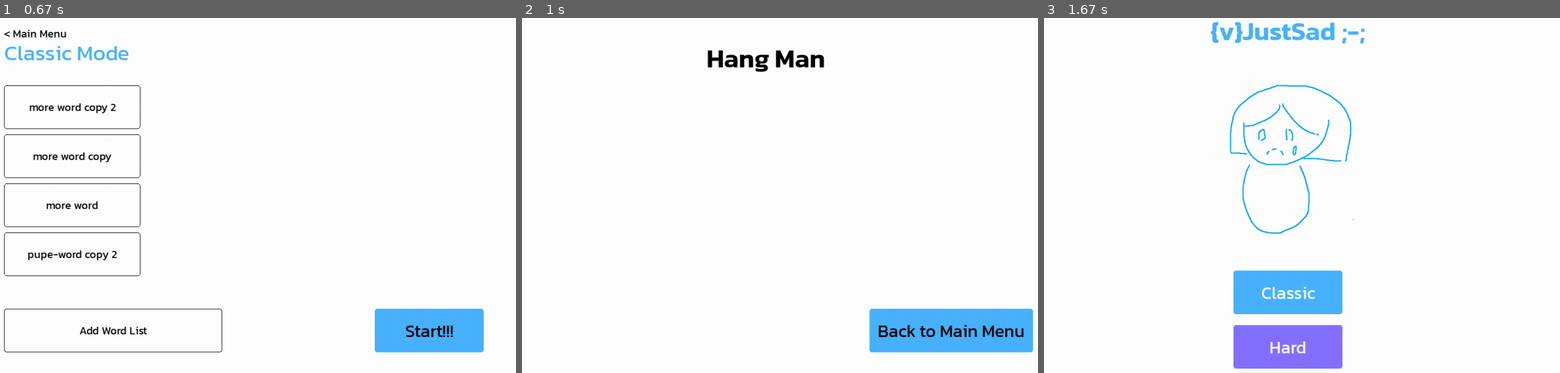
Above: before the commit, frames 1-3 (left to right).
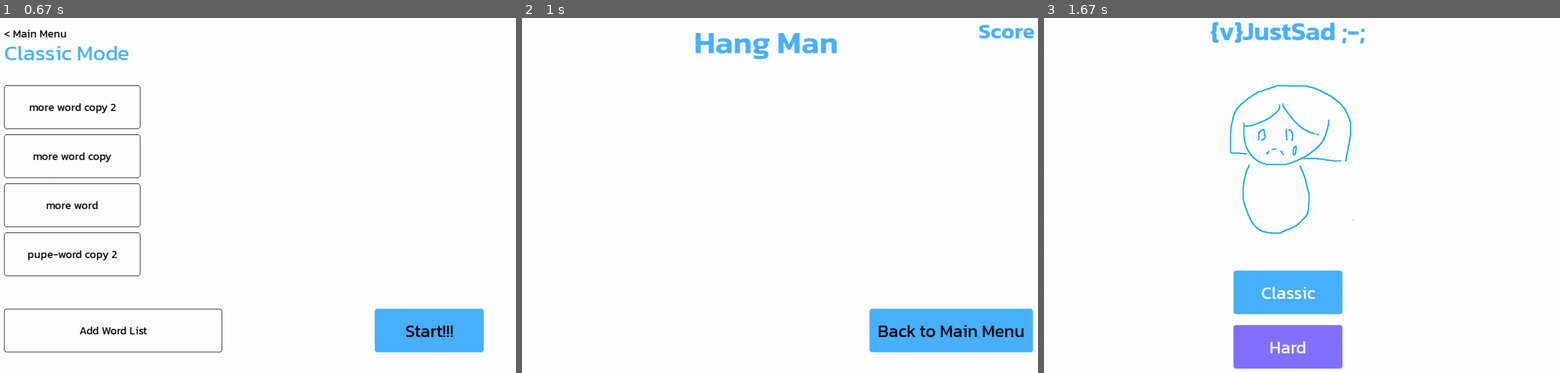
Above: after the commit, the same moments.

Repository: Wissanupong-Chanliem/WejustSad
Game: pygame game, started from src/main.py
The game is run twice, just before and just after one commit, with the same random seed, the same clock (stepped at 60 frames per second) and the same inputs.
Inputs (mouse positions are in pixels of both pictures, inside the frame that each line leads up to):
- Up to frame 1 (0.67 s): click "Classic" at 0.38 s
- Up to frame 2 (1 s): click "Start!!!" at 0.72 s
- Up to frame 3 (1.67 s): click (1503, 337) at 1.55 s

Frame 1 is identical in both runs. In frame 2, 1.7% of the frame differs, in the area x 33-100%, y 1-16%; in frame 3, nothing differs.

Commit message:
feat add score text

Diff:
--- a/src/main.py
+++ b/src/main.py
@@ -70,12 +70,14 @@
             .set_coordinate((100,40))
         )
 
+
     def render(self):
         self.title_text.render(self.screen_ref)
         self.start_button.render(self.screen_ref)
         self.topic_selection.render(self.screen_ref)
         self.add_wordlist_button.render(self.screen_ref)
         self.back_to_main_menu.render(self.screen_ref)
+
     def update(self, event: Event):
         if event.type == pygame.MOUSEBUTTONDOWN:
             # Classic Mode button is clicked
@@ -87,18 +89,23 @@
     def __init__(self,screen:pygame.Surface,resources):
         Page.__init__(self,screen,resources)
         self.title_text = (
-            Text(resources.fonts["Kanit-Title"],"Hang Man",BLACK)
-            .set_coordinate((self.screen_ref.get_rect().centerx,100),origin_center = True)
+            Text(resources.fonts["Kanit-Word"],"Hang Man",PUPE_CYAN)
+            .set_coordinate((self.screen_ref.get_rect().centerx,70),origin_center = True)
         )
         self.menu_button = (
             Button(300,80,PUPE_CYAN,4)
             .add_text(resources.fonts["Kanit-Header"],"Back to Main Menu",BLACK)
             .set_coordinate((self.screen_ref.get_width()-200,600),origin_center=True)
         )
+        self.score = (
+            Text(resources.fonts["Kanit-Bold-Regular-Size"],"Score",PUPE_CYAN)
+            .set_coordinate((self.screen_ref.get_width()-150,20))
+        )
         self.current_key = ""
     def render(self):
         self.title_text.render(self.screen_ref)
         self.menu_button.render(self.screen_ref)
+        self.score.render(self.screen_ref)
     def update(self, event: Event):
         if event.type == pygame.MOUSEBUTTONDOWN:
             # Classic Mode button is clicked
@@ -130,8 +137,9 @@
             "Kanit-Title": pygame.font.Font("static/font/Kanit-SemiBold.ttf",48),
             "Kanit-Header": pygame.font.Font("static/font/Kanit-Regular.ttf",32),
             "Kanit-Regular": pygame.font.Font("static/font/Kanit-Regular.ttf",20),
-            "Kanit-Header-2":pygame.font.Font("static/font/Kanit-Regular.ttf",40)
-
+            "Kanit-Header-2":pygame.font.Font("static/font/Kanit-Regular.ttf",40),
+            "Kanit-Word":pygame.font.Font("static/font/Kanit-SemiBold.ttf",58),
+            "Kanit-Bold-Regular-Size":pygame.font.Font("static/font/Kanit-SemiBold.ttf",40)
         })
         resources.add_images({
             "ijudge-mascot": pygame.image.load("static/images/ijudge-mascot.jpg"),
